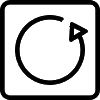
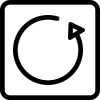
Layered file, before and after one edit (w=100, h=100). Changes by layer:
renamed "Ebene 0" to "Pfeil", painted on it over left=0, top=0, right=100, bottom=100
added layer "Abgerundetes Rechteck 1" over left=0, top=0, right=100, bottom=100
